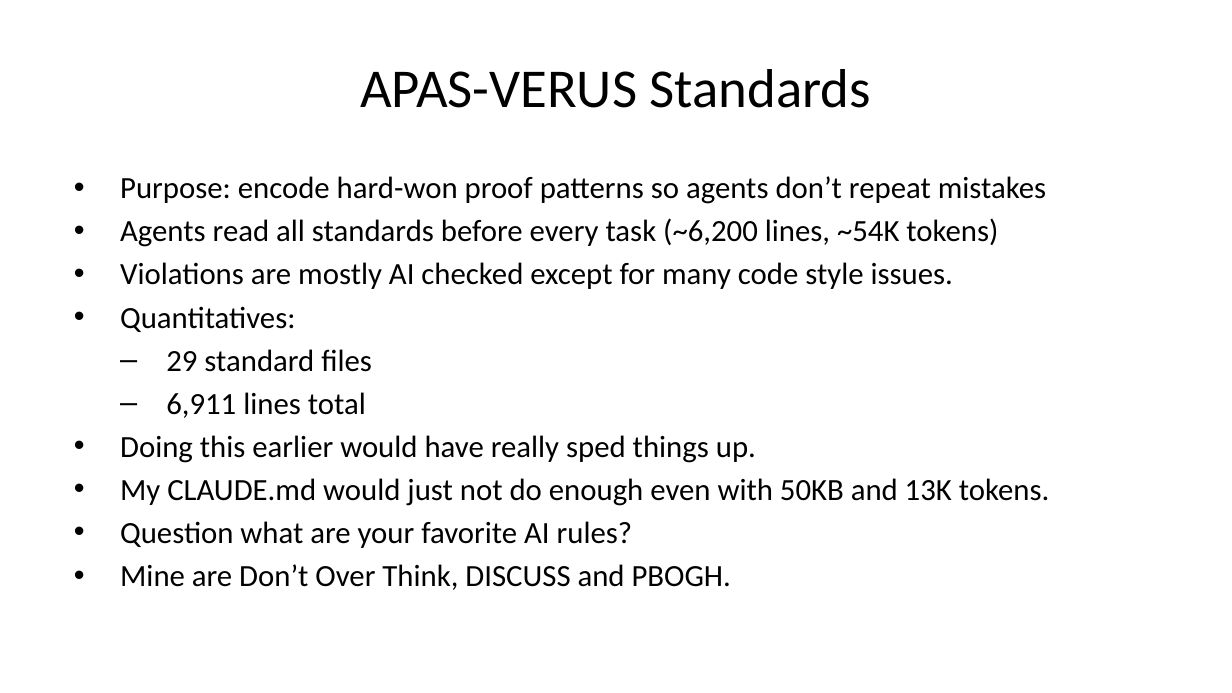
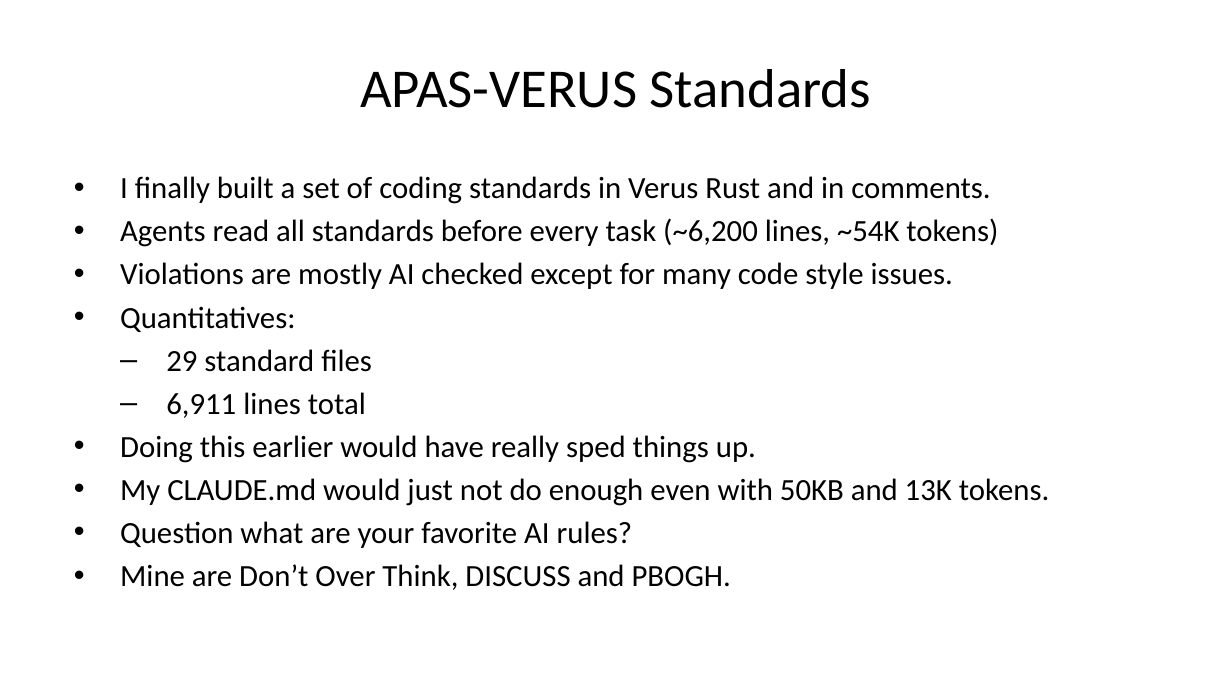
Before and after one commit to briangmilnes/APAS-VERUS, a slide deck: slide 42 of lectures/slidesMSR.pptx. Drawn at 1232x693 pixels with LibreOffice and Linux fonts; fonts in the diff are those of the drawing. Boxes give left, top, right and bottom in pixels: in the first picture for what was removed or moved away, otherwise in the second. Text is boxed around its words. In the diff, an @@ line names an element or a change of style, - is before the commit and + after.

```diff
--- a/lectures/slidesMSR.pptx
+++ b/lectures/slidesMSR.pptx
@@ text at (x1=120, y1=176, x2=990, y2=204): text changed @@
-• Purpose: encode hard-won proof patterns so agents don’t repeat mistakes
+• I finally built a set of coding standards in Verus Rust and in comments.
```
Also in this commit, not shown: 11 other slides changed, 1 other file.
